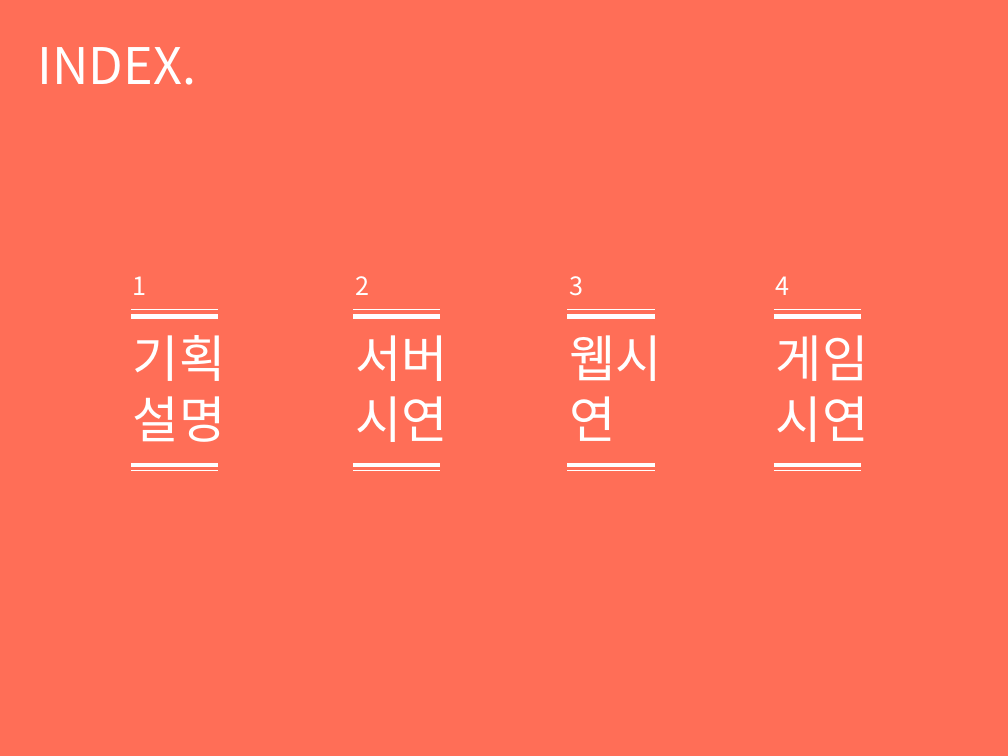
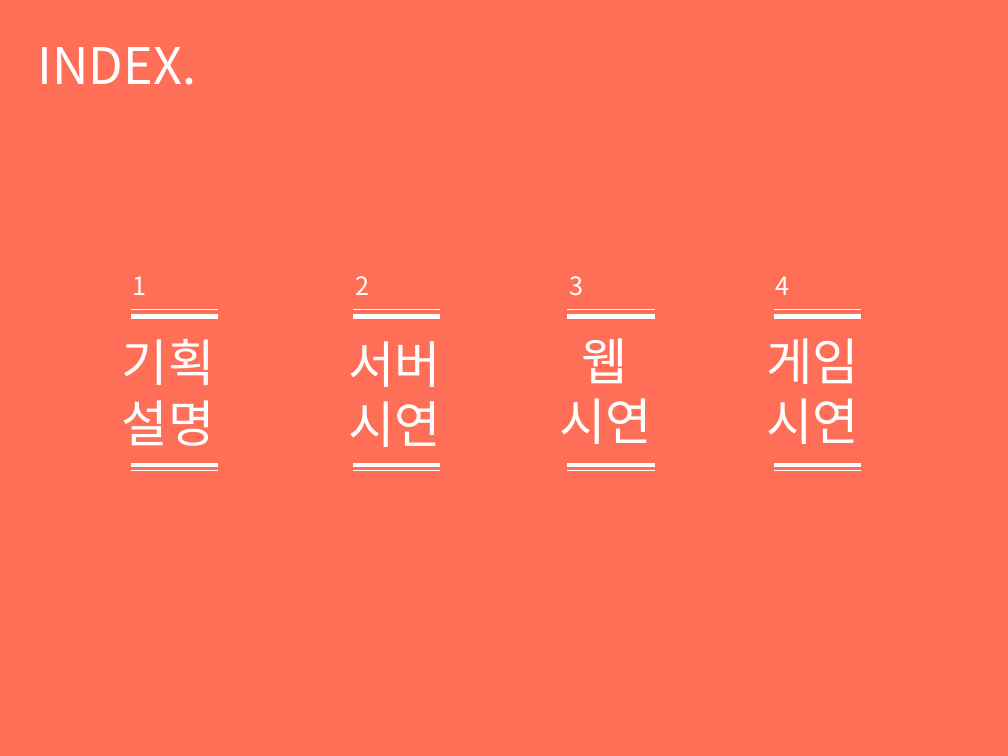
Before and after one commit to D3S-Hackathon-12/D3S_Backend, a slide deck: slide 2 of 12조_스승의은혜(조성운, 이주호, 김건, 정민지).pptx. Drawn at 1008x756 pixels with LibreOffice and Linux fonts; fonts in the diff are those of the drawing. Boxes give left, top, right and bottom in pixels: in the first picture for what was removed or moved away, otherwise in the second. Text is boxed around its words. In the diff, an @@ line names an element or a change of style, - is before the commit and + after.

```diff
--- a/12조_스승의은혜(조성운, 이주호, 김건, 정민지).pptx
+++ b/12조_스승의은혜(조성운, 이주호, 김건, 정민지).pptx
@@ text "기획설명": place and size @@
-text "기획설명" at (133,335,226,442)
+text "기획설명" at (122,339,215,446)
@@ text "서버 시연": place and size @@
-text "서버 시연" at (355,335,448,442)
+text "서버 시연" at (348,341,441,447)
@@ text "게임시연": place and size @@
-text "게임시연" at (776,335,869,442)
+text "게임시연" at (766,338,859,444)
@@ text at (559,338,652,444): text changed @@
-웹시연
+웹
+시연
```
Also in this commit, not shown: 1 other file.
